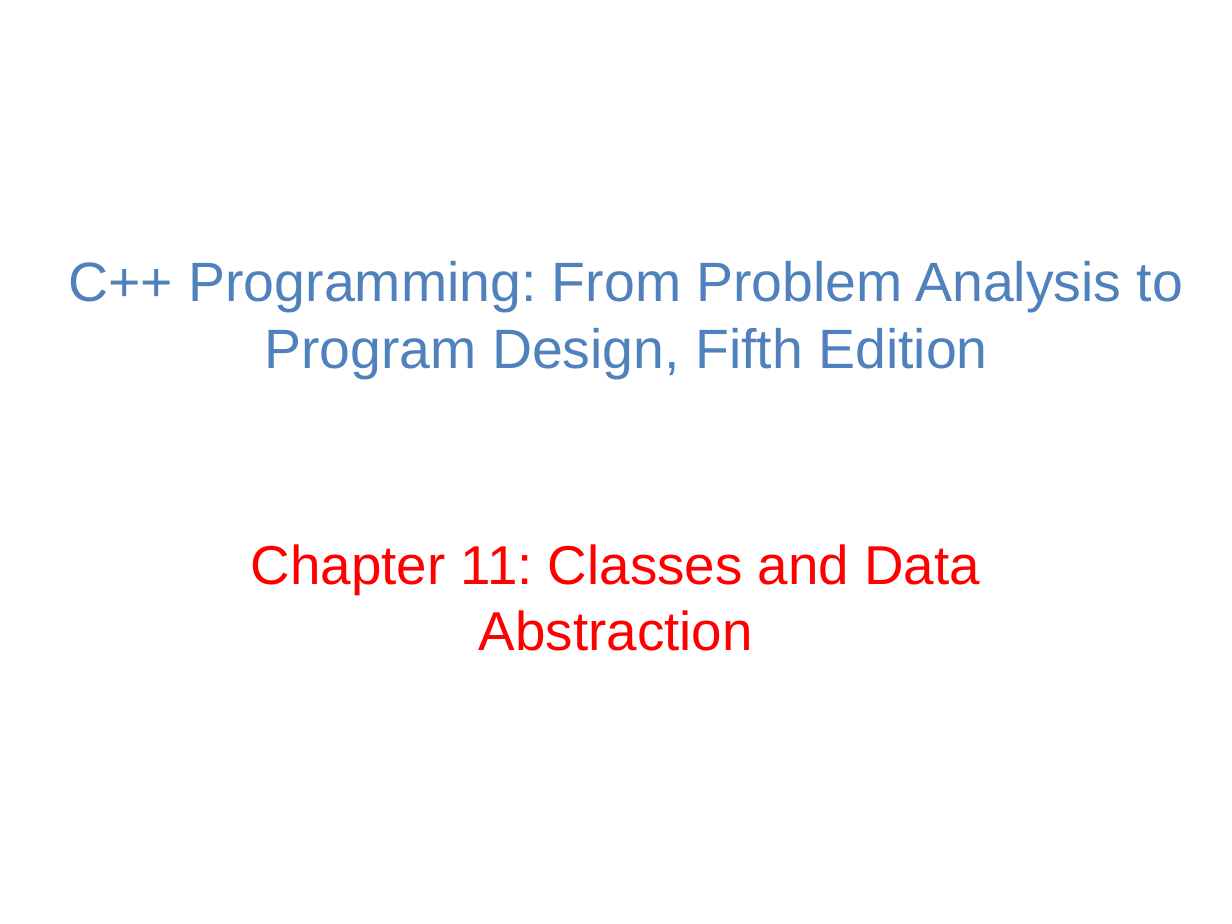
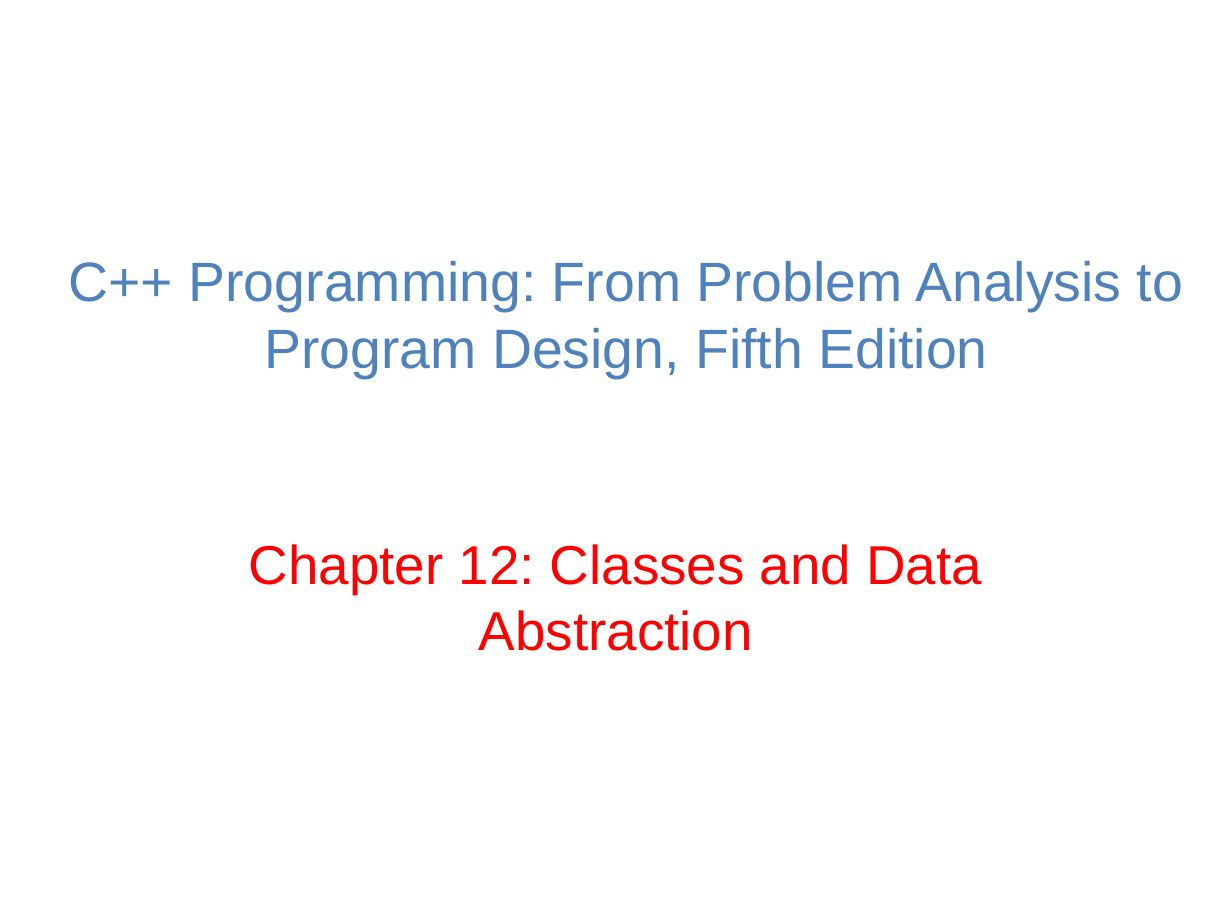
Before and after one commit to Emadalsuwat/emadalsuwat.github.io, a slide deck: slide 1 of programming2/CH12.pptx. Drawn at 1232x924 pixels with LibreOffice and Linux fonts; fonts in the diff are those of the drawing. Boxes give left, top, right and bottom in pixels: in the first picture for what was removed or moved away, otherwise in the second. Text is boxed around its words. In the diff, an @@ line names an element or a change of style, - is before the commit and + after.

```diff
--- a/programming2/CH12.pptx
+++ b/programming2/CH12.pptx
@@ subtitle at (249, 544, 982, 651): text changed @@
-Chapter 11: Classes and Data Abstraction
+Chapter 12: Classes and Data Abstraction
```
Also in this commit, not shown: 3 other files.
